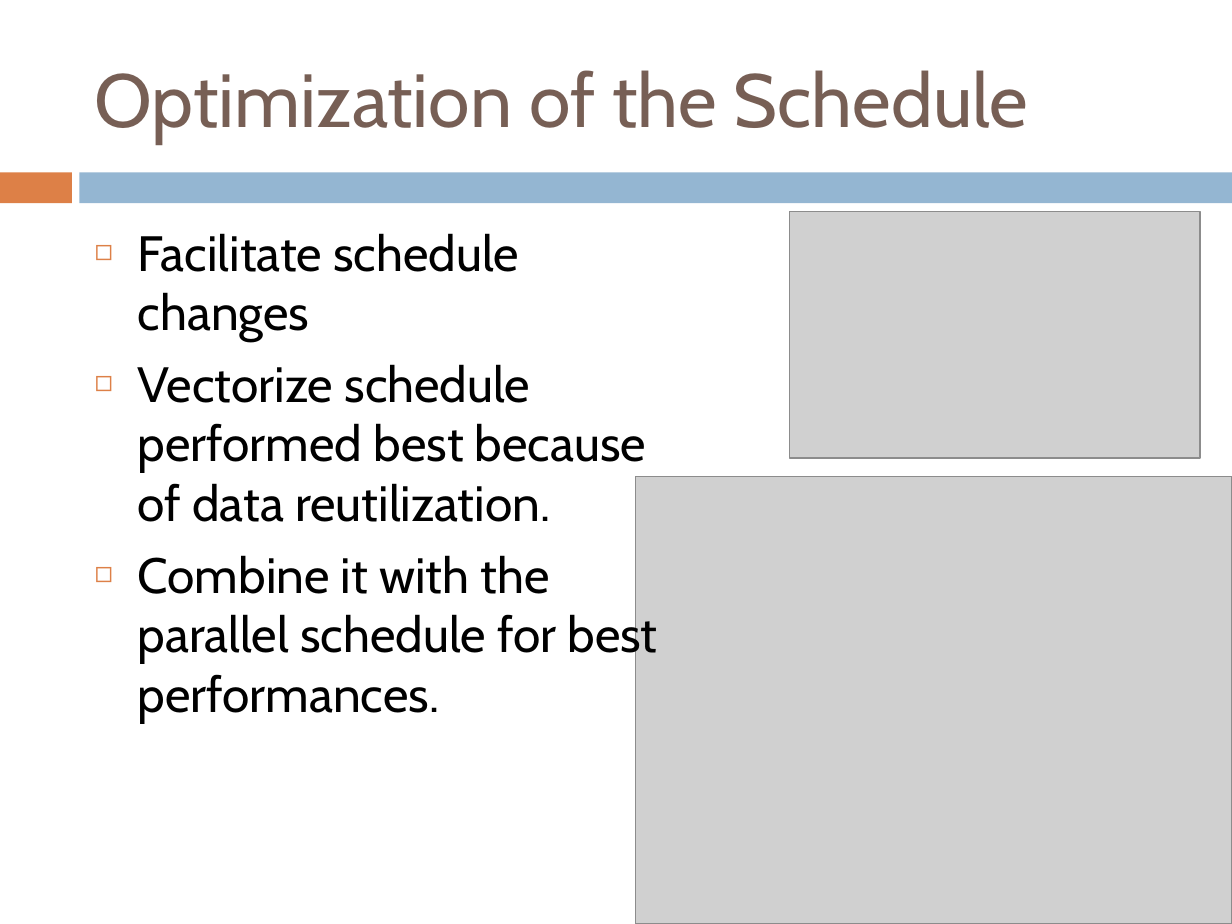
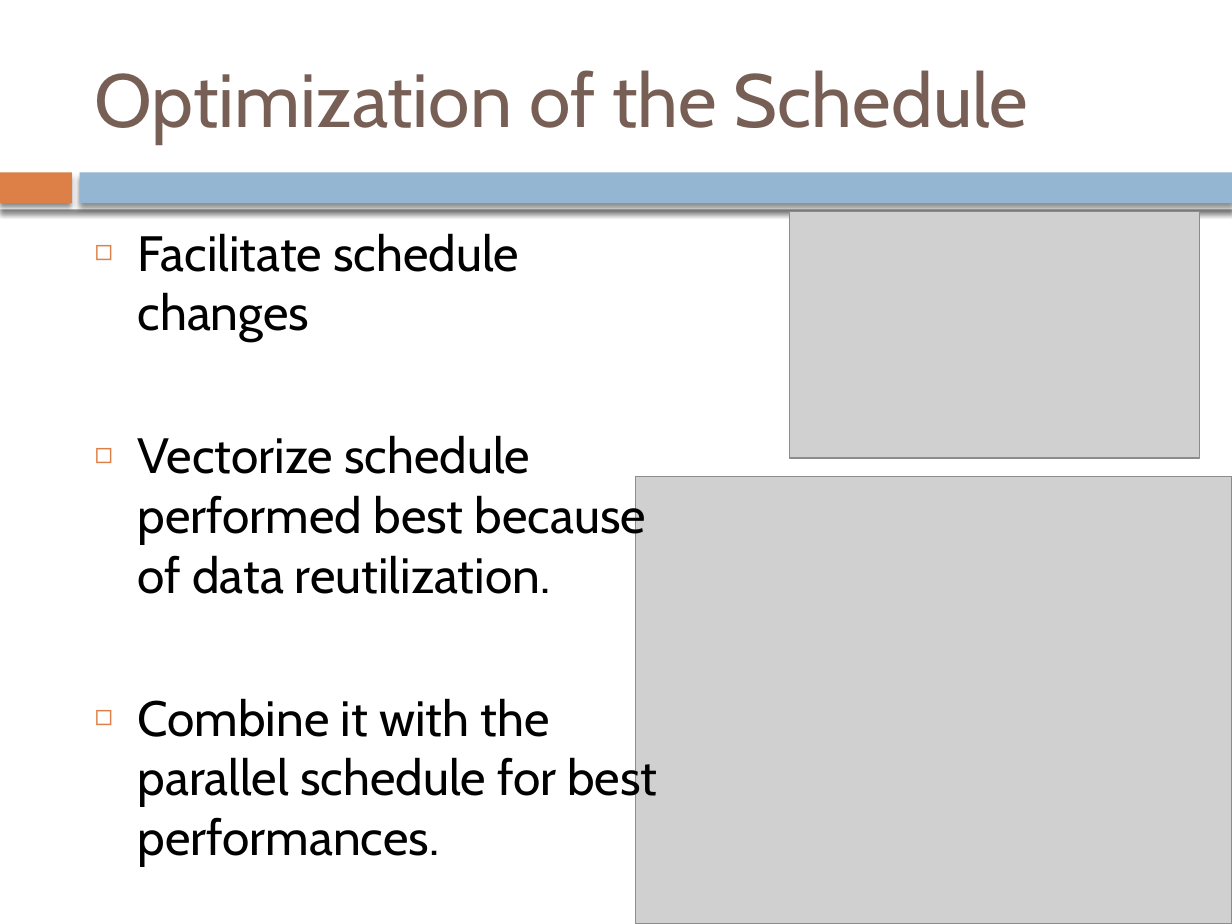
Before and after one commit to oriphi/ReportProject, a slide deck: slide 12 of Presentation/PresentationProjet.pptx. Drawn at 1232x924 pixels with LibreOffice and Linux fonts; fonts in the diff are those of the drawing; grey boxes stand for pictures. Boxes give left, top, right and bottom in pixels: in the first picture for what was removed or moved away, otherwise in the second. Text is boxed around its words. In the diff, an @@ line names an element or a change of style, - is before the commit and + after.

```diff
--- a/Presentation/PresentationProjet.pptx
+++ b/Presentation/PresentationProjet.pptx
@@ rectangle at bbox=[0, 172, 71, 203]: shadow on @@
@@ rectangle added at bbox=[0, 166, 1232, 209], fill #FFFFFF @@
@@ rectangle at bbox=[80, 172, 1232, 203]: shadow on @@
@@ text "Facilitate schedule changes" rewrapped from bbox=[138, 233, 657, 722] to bbox=[138, 233, 657, 806] @@
```
Also in this commit, not shown: 13 other slides changed, 8 other files.
